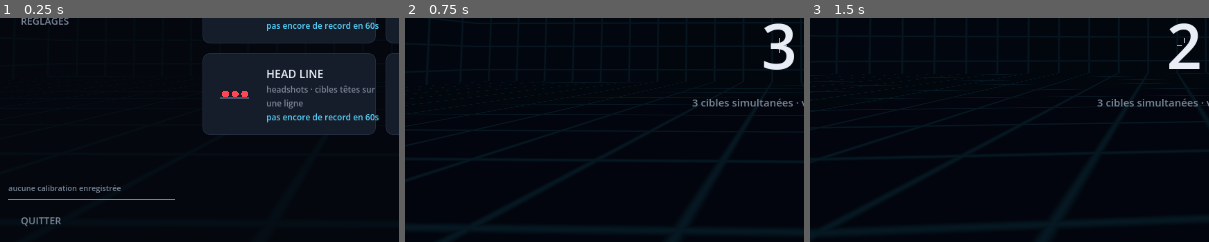
Above: before the commit, frames 1-3 (left to right).
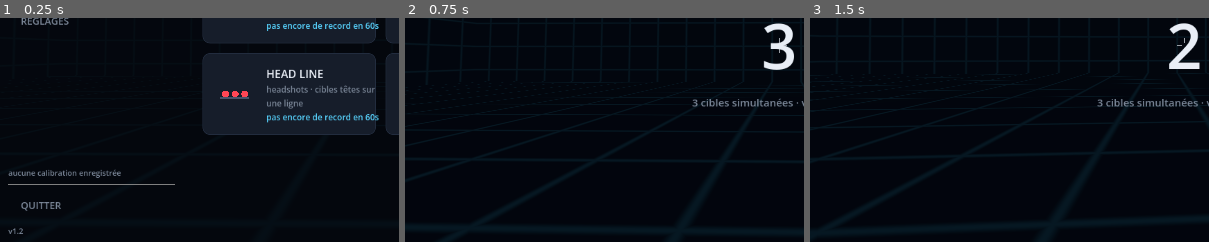
Above: after the commit, the same moments.

Repository: TimLaum/senslab
Game: Godot game, scene res://main.tscn
The game is run twice, just before and just after one commit, with the same random seed, the same clock (stepped at 60 frames per second) and the same inputs.
Inputs (mouse positions are % of the whole screen's width and height, from its top left):
- Up to frame 1 (0.25 s): no input
- Up to frame 2 (0.75 s): click (39, 40) at 0.52 s
- Up to frame 3 (1.5 s): tap Enter at 1.25 s; move the mouse to (55, 50) at 1.27 s; click (55, 50) at 1.42 s
The pictures show only the part of the screen within x 3-53%, y 44-94%; the shares and areas given below are measured in that part.

The runs differ from the first frame. In frame 1, 1.6% of the frame differs, in the area x 2-44%, y 67-97%; in frame 2, nothing differs; in frame 3, nothing differs.

Commit message:
v1.2 — mise à jour automatique depuis les releases GitHub (check au lancement, download + remplacement + redémarrage)

Diff:
--- a/main.gd
+++ b/main.gd
@@ -106,6 +106,10 @@
 var pseudo := ""
 var lb_mode := "grid"
 var lb_dur := 60
+
+# mise à jour auto
+var upd: Updater
+var upd_btn: Button
 
 # ---------- UI ----------
 var ui: CanvasLayer
@@ -169,11 +173,17 @@
 	add_child(lb)
 	lb.top_received.connect(_on_lb_top)
 	lb.submitted.connect(_on_lb_submitted)
+	upd = Updater.new()
+	add_child(upd)
+	upd.update_available.connect(_on_update_available)
+	upd.progress.connect(_on_update_progress)
+	upd.failed.connect(_on_update_failed)
 	_build_world()
 	_build_sounds()
 	_build_ui()
 	_load_prefs()
 	_goto_menu()
+	upd.check()
 
 # ============================================================
 #  MONDE 3D
@@ -374,6 +384,10 @@
 	var spv := Control.new()
 	spv.size_flags_vertical = Control.SIZE_EXPAND_FILL
 	side.add_child(spv)
+	upd_btn = UIKit.btn("", true, 13)
+	upd_btn.visible = false
+	upd_btn.pressed.connect(_on_update_clicked)
+	side.add_child(upd_btn)
 	last_calib_lbl = UIKit.label("", 11, UIKit.COL_MUTED, true)
 	last_calib_lbl.autowrap_mode = TextServer.AUTOWRAP_WORD_SMART
 	side.add_child(last_calib_lbl)
@@ -381,6 +395,7 @@
 	var quit := _nav_btn("QUITTER")
 	quit.pressed.connect(func(): get_tree().quit())
 	side.add_child(quit)
+	side.add_child(UIKit.label("v" + Updater.VERSION, 11, UIKit.COL_MUTED, true))
 
 	var content := Control.new()
 	content.size_flags_horizontal = Control.SIZE_EXPAND_FILL
@@ -869,6 +884,29 @@
 				last.get("label", ""), last.get("sens", ""), last.get("lo", ""), last.get("hi", "")]
 			return
 	last_calib_lbl.text = "aucune calibration enregistrée"
+
+# ---- mise à jour auto ----
+func _on_update_available(tag: String) -> void:
+	upd_btn.text = "⬆ MISE À JOUR %s — INSTALLER" % tag
+	upd_btn.visible = true
+	upd_btn.disabled = false
+
+func _on_update_clicked() -> void:
+	if not upd.can_install():
+		OS.shell_open("https://github.com/%s/releases/latest" % Updater.REPO)
+		return
+	upd_btn.disabled = true
+	upd_btn.text = "TÉLÉCHARGEMENT… 0%"
+	upd.install()
+
+func _on_update_progress(pct: int) -> void:
+	upd_btn.text = "TÉLÉCHARGEMENT… %d%%" % pct
+	if pct >= 100:
+		upd_btn.text = "REDÉMARRAGE…"
+
+func _on_update_failed(msg: String) -> void:
+	upd_btn.disabled = false
+	upd_btn.text = "⚠ %s — RÉESSAYER" % msg
 
 func _goto_menu() -> void:
 	mode = Mode.MENU
--- /dev/null
+++ b/updater.gd
@@ -0,0 +1,97 @@
+class_name Updater
+extends Node
+# Mise à jour automatique via les releases GitHub.
+# check() compare le tag de la dernière release à VERSION ;
+# install() télécharge le nouvel exe puis se remplace via un .bat
+# (un exe Windows ne peut pas s'écraser lui-même pendant qu'il tourne).
+
+const REPO := "TimLaum/senslab"
+const VERSION := "1.2"
+
+signal update_available(tag: String)
+signal progress(pct: int)
+signal failed(msg: String)
+
+var latest_tag := ""
+var _asset_url := ""
+var _dl: HTTPRequest
+
+func check() -> void:
+	var hr := HTTPRequest.new()
+	hr.timeout = 10.0
+	add_child(hr)
+	var done := func(_result: int, code: int, _h: PackedStringArray, body: PackedByteArray) -> void:
+		hr.queue_free()
+		if code != 200:
+			return
+		var d = JSON.parse_string(body.get_string_from_utf8())
+		if not (d is Dictionary):
+			return
+		latest_tag = str(d.get("tag_name", ""))
+		if not _newer(latest_tag, VERSION):
+			return
+		for a in d.get("assets", []):
+			if str(a.get("name", "")) == "SensLab.exe":
+				_asset_url = str(a.get("browser_download_url", ""))
+		if _asset_url != "":
+			update_available.emit(latest_tag)
+	hr.request_completed.connect(done)
+	hr.request("https://api.github.com/repos/%s/releases/latest" % REPO,
+		PackedStringArray(["User-Agent: SensLab", "Accept: application/vnd.github+json"]))
+
+static func _newer(tag: String, cur: String) -> bool:
+	var a := tag.trim_prefix("v").split(".")
+	var b := cur.trim_prefix("v").split(".")
+	for i in maxi(a.size(), b.size()):
+		var ai := int(a[i]) if i < a.size() else 0
+		var bi := int(b[i]) if i < b.size() else 0
+		if ai != bi:
+			return ai > bi
+	return false
+
+# false quand on tourne depuis l'éditeur Godot : rien à remplacer
+func can_install() -> bool:
+	return OS.get_executable_path().get_file().to_lower().begins_with("senslab")
+
+func install() -> void:
+	var exe := OS.get_executable_path()
+	var newf := exe.get_base_dir().path_join("SensLab_update.exe")
+	_dl = HTTPRequest.new()
+	_dl.timeout = 600.0
+	add_child(_dl)
+	_dl.download_file = newf
+	var done := func(_result: int, code: int, _h: PackedStringArray, _b: PackedByteArray) -> void:
+		var dl := _dl
+		_dl = null
+		dl.queue_free()
+		if code != 200:
+			failed.emit("téléchargement échoué (HTTP %d)" % code)
+			return
+		_swap_and_restart(exe, newf)
+	_dl.request_completed.connect(done)
+	if _dl.request(_asset_url, PackedStringArray(["User-Agent: SensLab"])) != OK:
+		_dl.queue_free()
+		_dl = null
+		failed.emit("impossible de démarrer le téléchargement")
+
+func _process(_delta: float) -> void:
+	if _dl != null and _dl.get_body_size() > 0:
+		progress.emit(int(_dl.get_downloaded_bytes() * 100.0 / _dl.get_body_size()))
+
+func _swap_and_restart(exe: String, newf: String) -> void:
+	var exe_w := exe.replace("/", "\\")
+	var new_w := newf.replace("/", "\\")
+	var bat := exe.get_base_dir().path_join("senslab_update.bat")
+	var f := FileAccess.open(bat, FileAccess.WRITE)
+	if f == null:
+		failed.emit("impossible d'écrire le script de mise à jour")
+		return
+	f.store_string("@echo off\r\n"
+		+ ":wait\r\n"
+		+ "timeout /t 1 /nobreak >nul\r\n"
+		+ "move /y \"%s\" \"%s\" >nul 2>&1 || goto wait\r\n" % [new_w, exe_w]
+		+ "start \"\" \"%s\"\r\n" % exe_w
+		+ "del \"%~f0\"\r\n")
+	f.close()
+	OS.create_process("cmd.exe", ["/c", bat.replace("/", "\\")])
+	get_tree().quit()
Not shown, added: updater.gd.uid
